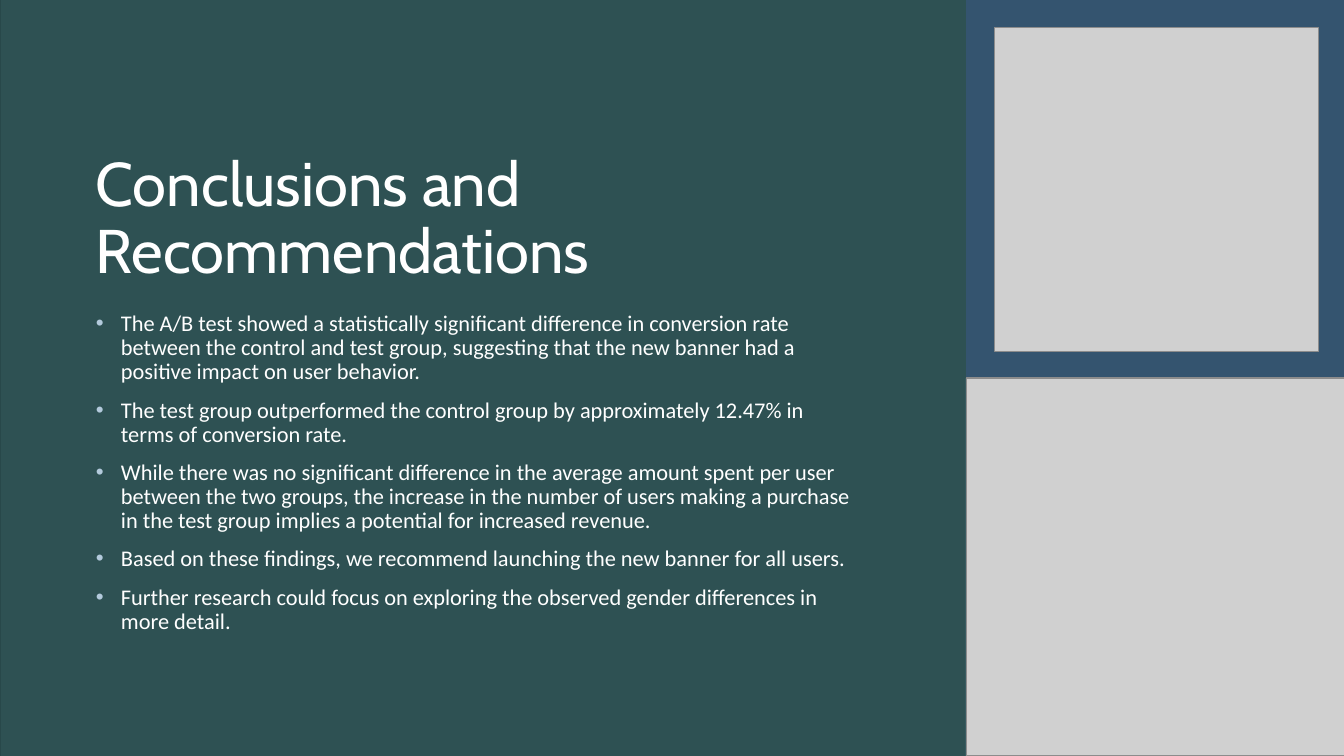
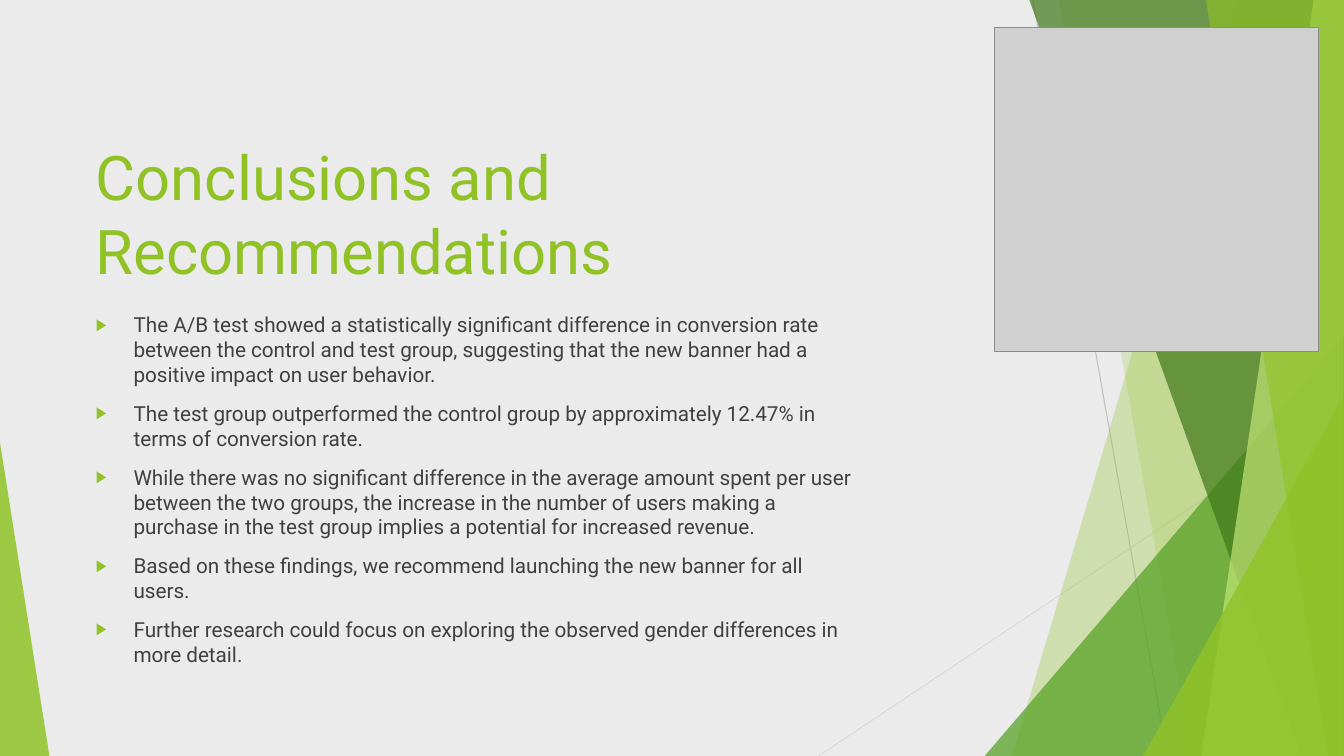
Before and after one commit to bhazeltn/Globox_AB_Project, a slide deck: slide 4 of Globox.pptx (slide 7 before the commit). Drawn at 1344x756 pixels with LibreOffice and Linux fonts; fonts in the diff are those of the drawing; grey boxes stand for pictures. Boxes give left, top, right and bottom in pixels: in the first picture for what was removed or moved away, otherwise in the second. Text is boxed around its words. In the diff, an @@ line names an element or a change of style, - is before the commit and + after.

```diff
--- a/Globox.pptx
+++ b/Globox.pptx
@@ background #213A3B to #EBEBEB @@
@@ rectangle removed at (x1=0, y1=0, x2=1344, y2=756) @@
@@ rectangle removed at (x1=0, y1=0, x2=1344, y2=756) @@
@@ rectangle removed at (x1=966, y1=0, x2=1344, y2=378) @@
@@ title "Conclusions and Recommendations" at (x1=96, y1=154, x2=613, y2=275): font Cabin to Roboto, text colour #FFFFFF to #90C226; line spacing 0.9 to 1 @@
@@ text "The A/B test showed a ..." at (x1=134, y1=316, x2=851, y2=662): size 16 to 14.8 pt, font Calibri to Roboto, text colour #FFFFFF to #404040; bullet • to ▶; line spacing 0.9 to 1; bullet colour #B3CADC to #90C226 @@
@@ rectangle removed at (x1=966, y1=378, x2=1344, y2=756) @@
@@ picture removed at (x1=967, y1=378, x2=1344, y2=756) @@
@@ group added at (x1=0, y1=0, x2=1344, y2=756): 5 freeform shapes, 3 triangles, 2 lines @@
```
Also in this commit, not shown: 9 other slides changed, 5 other files.
